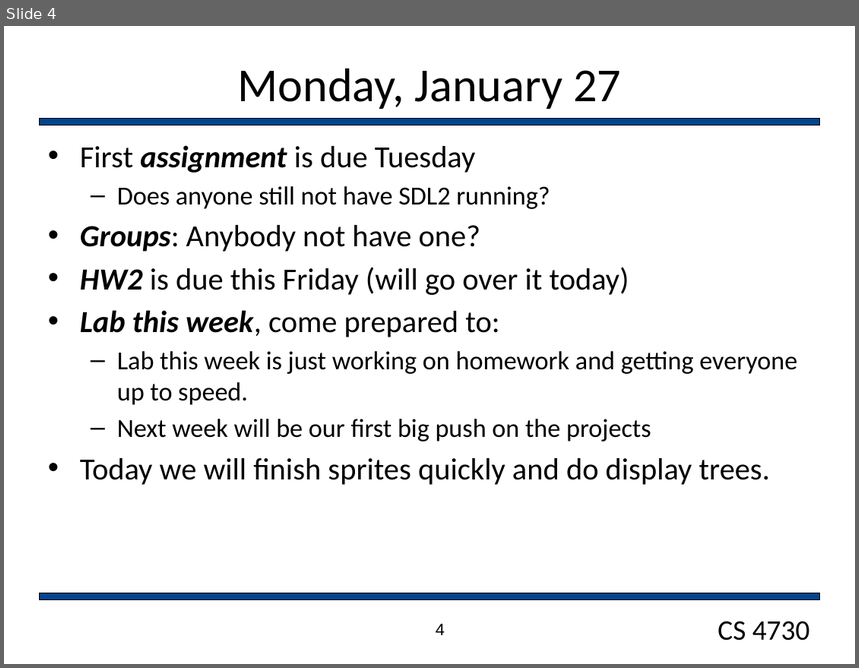
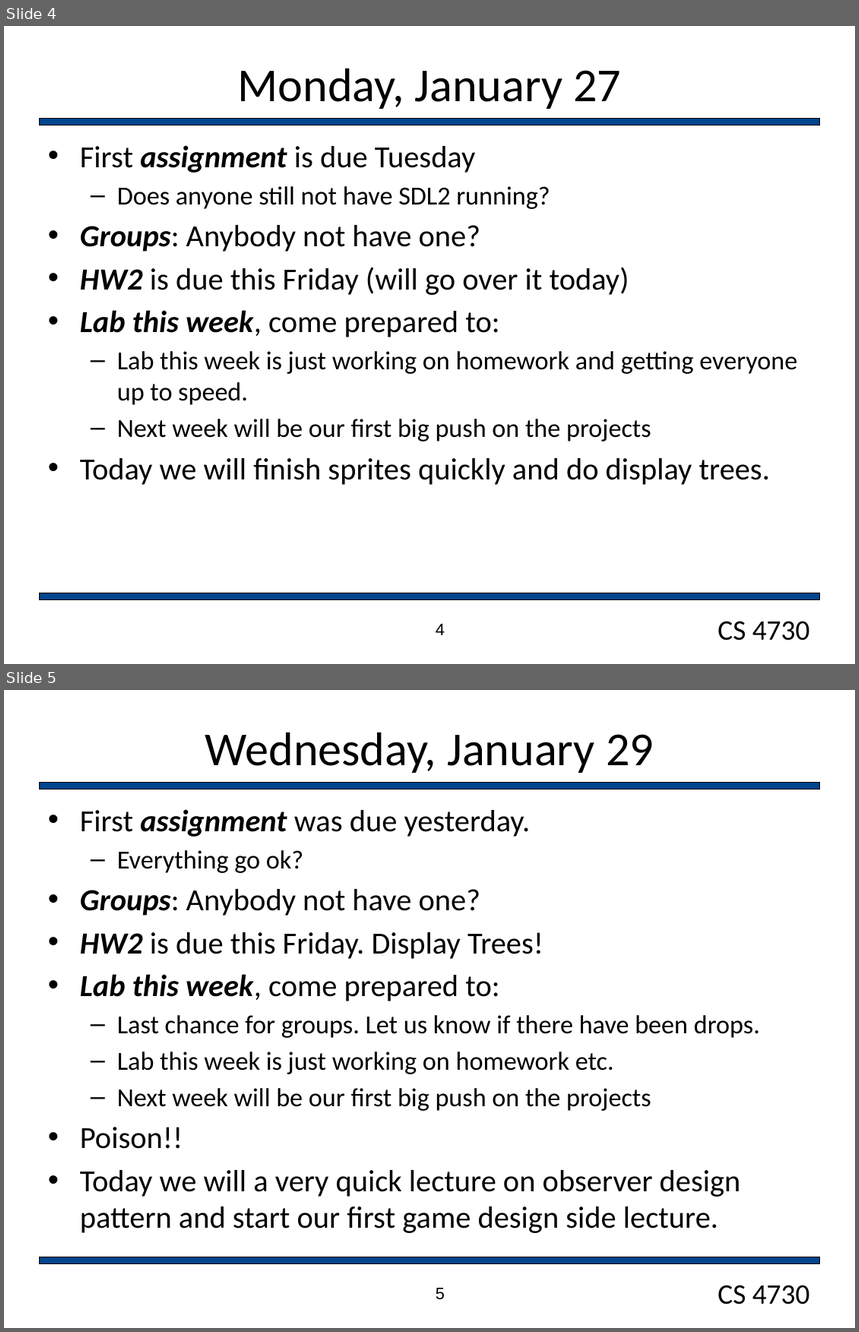
Before and after one commit to markfloryan/gamedesign, a slide deck: slides/dailyAnnouncements.pptx. Shown one above the other, each under a label of ours: slide 4 before the commit, slides 4 and 5 after it. The pictures are 859x668 and 859x1332 pixels, drawn with LibreOffice and Linux fonts; fonts in the diff are those of the drawing; background and template pictures are left out. Boxes give left, top, right and bottom in pixels: in the first picture for what was removed or moved away, otherwise in the second. Text is boxed around its words. In the diff, an @@ line names an element or a change of style, - is before the commit and + after.

Commit message:
updates for lecture

```diff
--- a/slides/dailyAnnouncements.pptx
+++ b/slides/dailyAnnouncements.pptx
@@ slide 5 added at (4,690,855,1328), background #FFFFFF; not listed: 3 template elements that a slide beside it also shows @@
@@ title added at (205,732,654,773), 40 pt, text #000000 @@
+Wednesday, January 29
@@ text added at (80,809,760,1233), 26 pt, text #000000 @@
+• First assignment was due yesterday.
+  – Everything go ok?
+• Groups: Anybody not have one?
+• HW2 is due this Friday. Display Trees!
+• Lab this week, come prepared to:
+  – Last chance for groups. Let us know if there have been drops.
+  – Lab this week is just working on homework etc.
+  – Next week will be our first big push on the projects
+• Poison!!
+• Today we will a very quick lecture on observer design pattern and start our first game design side lecture.
@@ page number added at (436,1288,445,1300), 14 pt, text #000000 @@
+5
```
Also in this commit, not shown: 2 other files.
